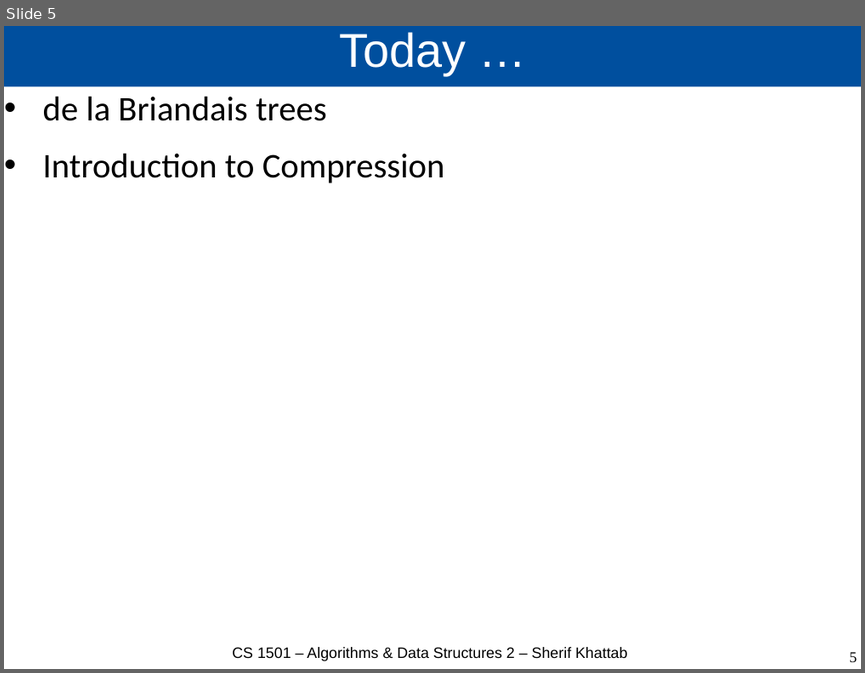
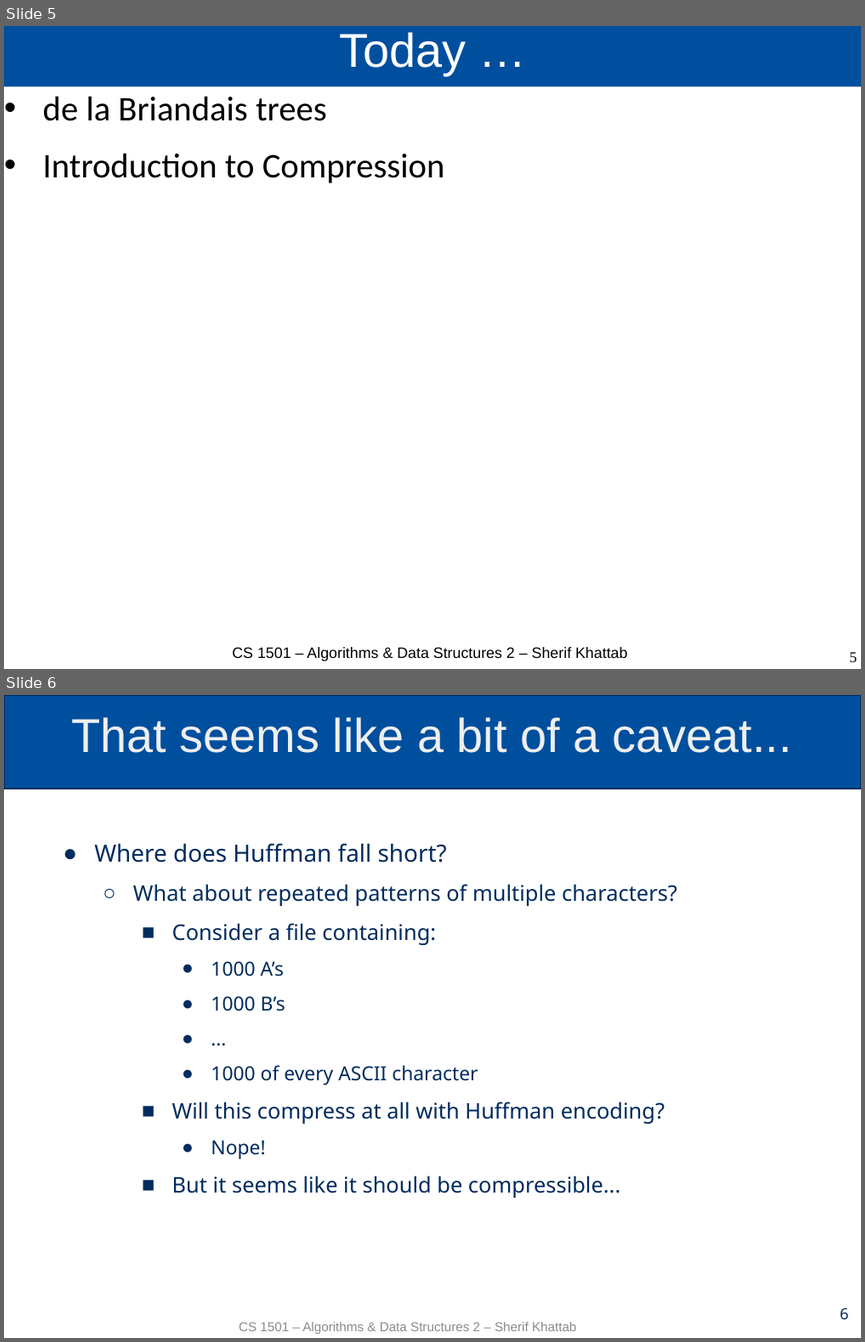
Before and after one commit to cs1501-2224/handouts, a slide deck: DraftSlides/Lecture11.pptx. Shown one above the other, each under a label of ours: slide 5 before the commit, slides 5 and 6 after it. The pictures are 865x673 and 865x1342 pixels, drawn with LibreOffice and Linux fonts; fonts in the diff are those of the drawing. Boxes give left, top, right and bottom in pixels: in the first picture for what was removed or moved away, otherwise in the second. Text is boxed around its words. In the diff, an @@ line names an element or a change of style, - is before the commit and + after.

```diff
--- a/DraftSlides/Lecture11.pptx
+++ b/DraftSlides/Lecture11.pptx
@@ slide 6 added at (x1=4, y1=695, x2=861, y2=1338), background #FFFFFF @@
@@ rectangle added at (x1=4, y1=695, x2=861, y2=789), fill #004F9E, outline #002B5E 1.5 pt @@
@@ title added at (x1=72, y1=717, x2=792, y2=753), 44 pt, text #EFEFEF @@
+That seems like a bit of a caveat...
@@ text added at (x1=94, y1=843, x2=677, y2=1197), 20 pt, text #002B5E @@
+● Where does Huffman fall short?
+  ○ What about repeated patterns of multiple characters?
+    ■ Consider a file containing:
+      ● 1000 A’s
+      ● 1000 B’s
+      ● …
+      ● 1000 of every ASCII character
+    ■ Will this compress at all with Huffman encoding?
+      ● Nope!
+    ■ But it seems like it should be compressible...
@@ text added at (x1=239, y1=1321, x2=576, y2=1333), 12 pt, text #8C8C8C @@
+CS 1501 – Algorithms & Data Structures 2 – Sherif Khattab
@@ page number added at (x1=840, y1=1308, x2=848, y2=1320), 14.3 pt, text #002B5E @@
+6
```
Also in this commit, not shown: 2 slides changed, 1 other slide added, 4 other files.
